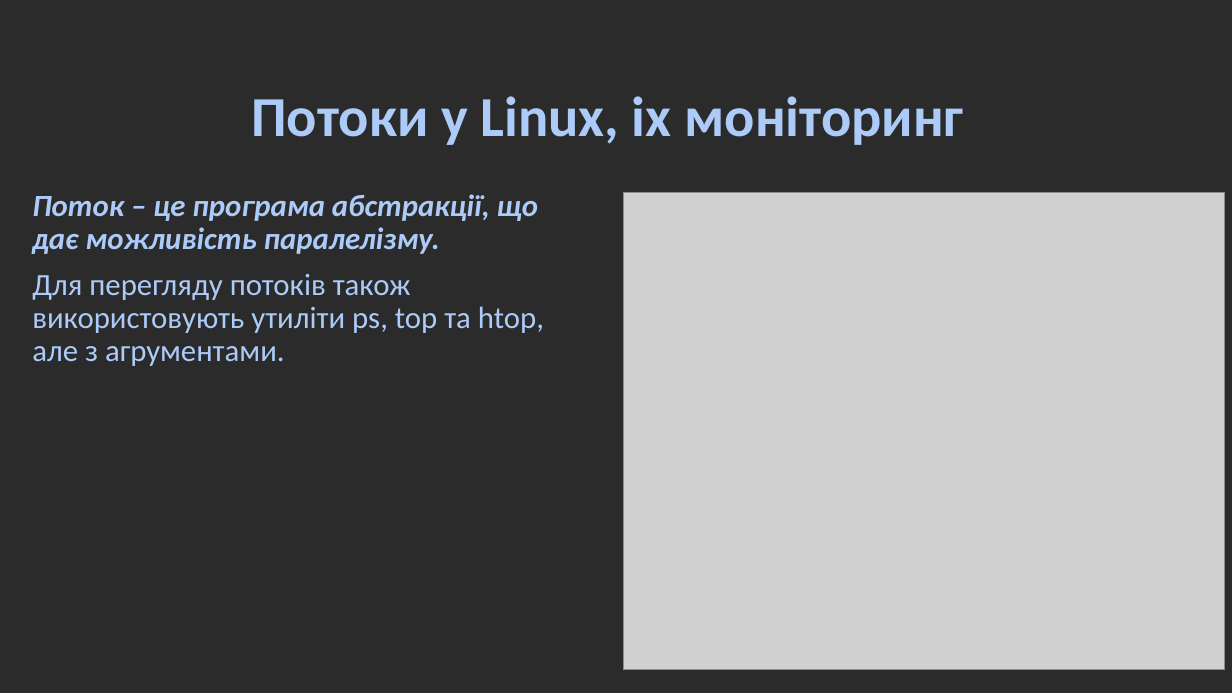
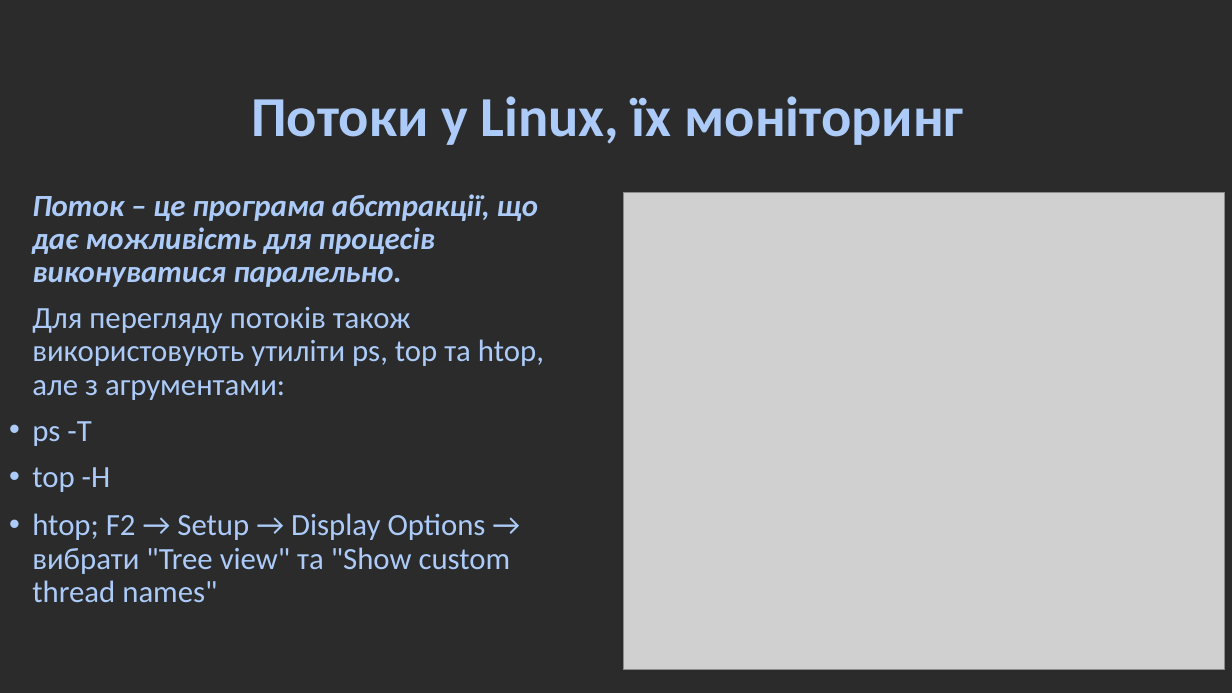
Before and after one commit to millennium02/SRS_L5, a slide deck: slide 6 of linux_ps&threads.odp (slide 4 before the commit). Drawn at 1232x693 pixels with LibreOffice and Linux fonts; fonts in the diff are those of the drawing; grey boxes stand for pictures; background and template pictures are left out; a plain dark background stands for a picture behind light text. Boxes give left, top, right and bottom in pixels: in the first picture for what was removed or moved away, otherwise in the second. Text is boxed around its words. In the diff, an @@ line names an element or a change of style, - is before the commit and + after.

```diff
--- a/linux_ps&threads.odp
+++ b/linux_ps&threads.odp
@@ title at [251,96,963,145]: text changed @@
-Потоки у Linux, іх моніторинг
+Потоки у Linux, їх моніторинг
@@ text at [32,194,544,603]: text changed @@
-Поток – це програма абстракції, що дає можливість паралелізму.
-Для перегляду потоків також використовують утиліти ps, top та htop, але з агрументами.
+Поток – це програма абстракції, що дає можливість для процесів виконуватися паралельно.
+Для перегляду потоків також використовують утиліти ps, top та htop, але з агрументами:
+• ps -T
+• top -H
+• htop; F2 → Setup → Display Options → вибрати "Tree view" та "Show custom thread names"
```
Also in this commit, not shown: 3 other slides changed, 2 slides added, 2 other files.
